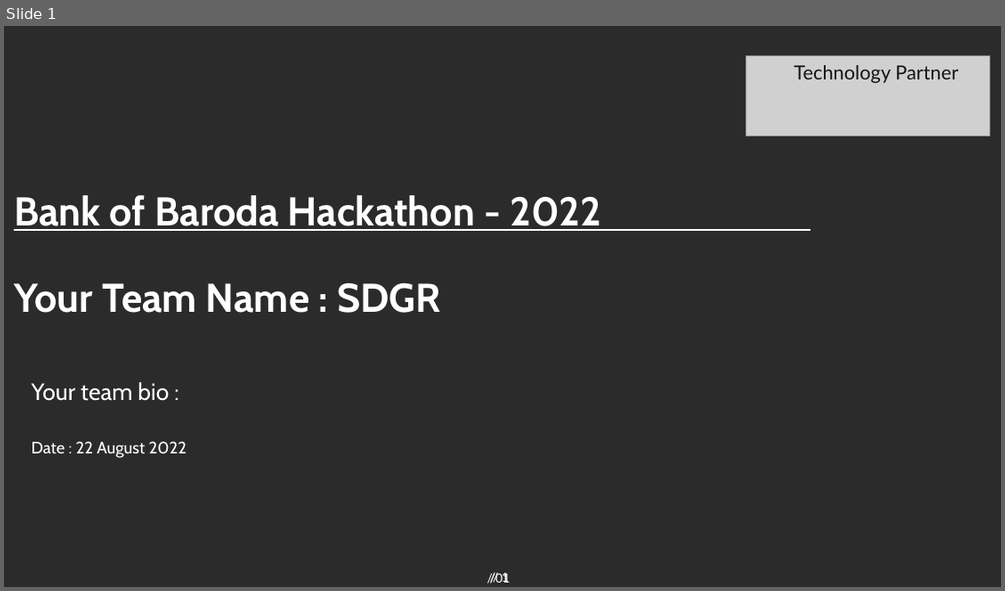
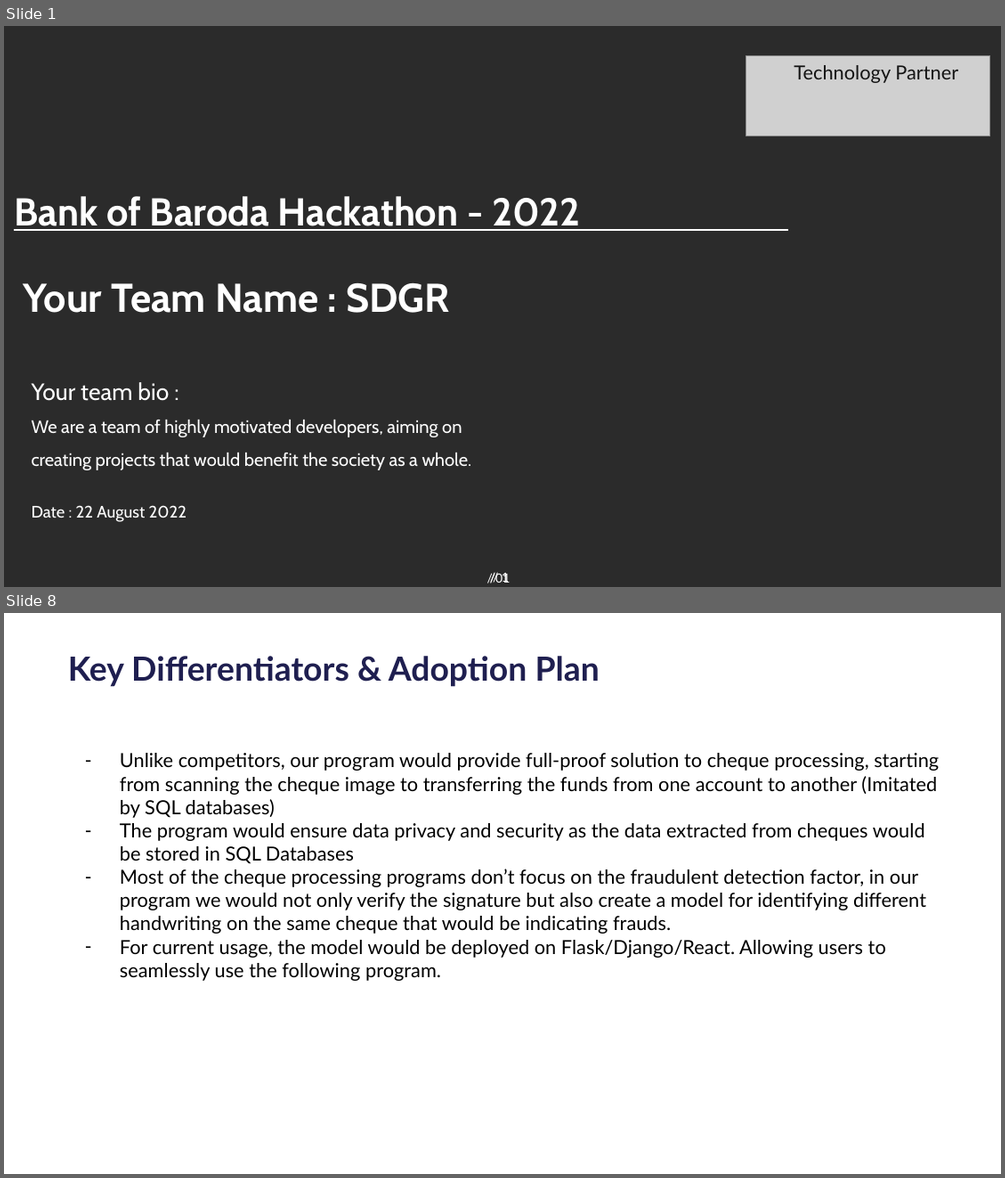
Before and after one commit to dikshabhambri/paycheck, a slide deck: idea/BOB_template.pptx. Shown one above the other, each under a label of ours: slide 1 before the commit, slides 1 and 8 after it; the slides between them are not shown. The pictures are 1005x591 and 1005x1178 pixels, drawn with LibreOffice and Linux fonts; fonts in the diff are those of the drawing; grey boxes stand for pictures; background and template pictures are left out; a plain dark background stands for a picture behind light text. Boxes give left, top, right and bottom in pixels: in the first picture for what was removed or moved away, otherwise in the second. Text is boxed around its words. In the diff, an @@ line names an element or a change of style, - is before the commit and + after.

```diff
--- a/idea/BOB_template.pptx
+++ b/idea/BOB_template.pptx
@@ slide 8 added at (x1=4, y1=613, x2=1001, y2=1174), background #FFFFFF; not listed: 2 template elements that a slide beside it also shows @@
@@ title added at (x1=68, y1=656, x2=599, y2=687), 24 pt, text #1F1F50, bold @@
+Key Differentiators & Adoption Plan
@@ text added at (x1=120, y1=753, x2=938, y2=981), 14 pt, text #000000 @@
+– Unlike competitors, our program would provide full-proof solution to cheque processing, starting from scanning the cheque image to transferring the funds from one account to another (Imitated by SQL databases)
+– The program would ensure data privacy and security as the data extracted from cheques would be stored in SQL Databases
+– Most of the cheque processing programs don’t focus on the fraudulent detection factor, in our program we would not only verify the signature but also create a model for identifying different handwriting on the same cheque that would be indicating frauds.
+– For current usage, the model would be deployed on Flask/Django/React. Allowing users to seamlessly use the following program.
@@ slide 1 changed as well @@
@@ title "Bank of Baroda Hackathon - ..." at (x1=14, y1=196, x2=581, y2=231): size 29 to 28 pt @@
@@ text "Your Team Name : SDGR" moved from (x1=14, y1=283, x2=441, y2=313) to (x1=23, y1=283, x2=450, y2=313) @@
@@ text at (x1=32, y1=419, x2=472, y2=470): paragraph added @@
+We are a team of highly motivated developers, aiming on creating projects that would benefit the society as a whole.
```
Also in this commit, not shown: 1 other slide changed, 7 other slides added, 7 slides removed, 1 other file.
